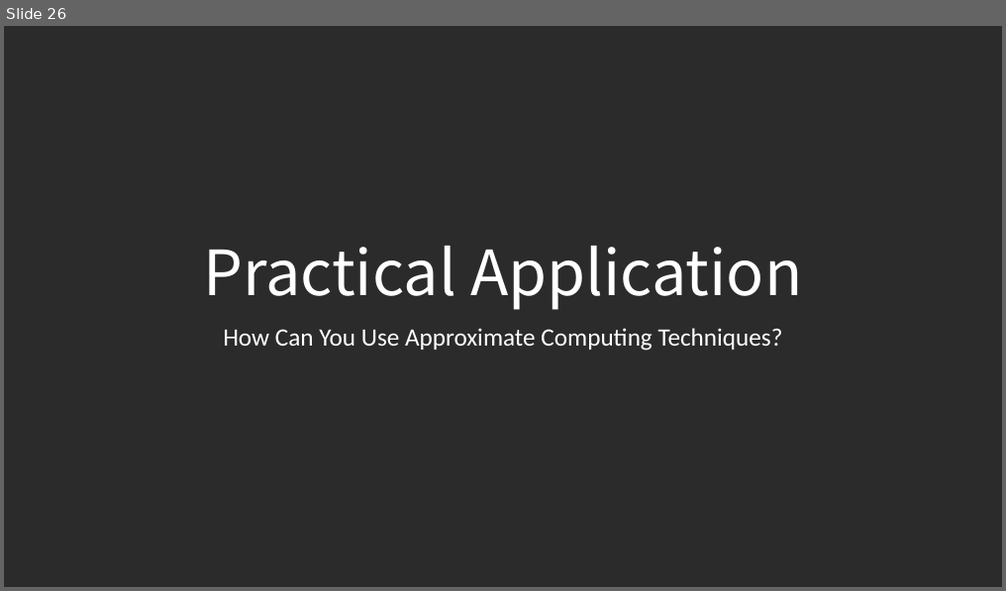
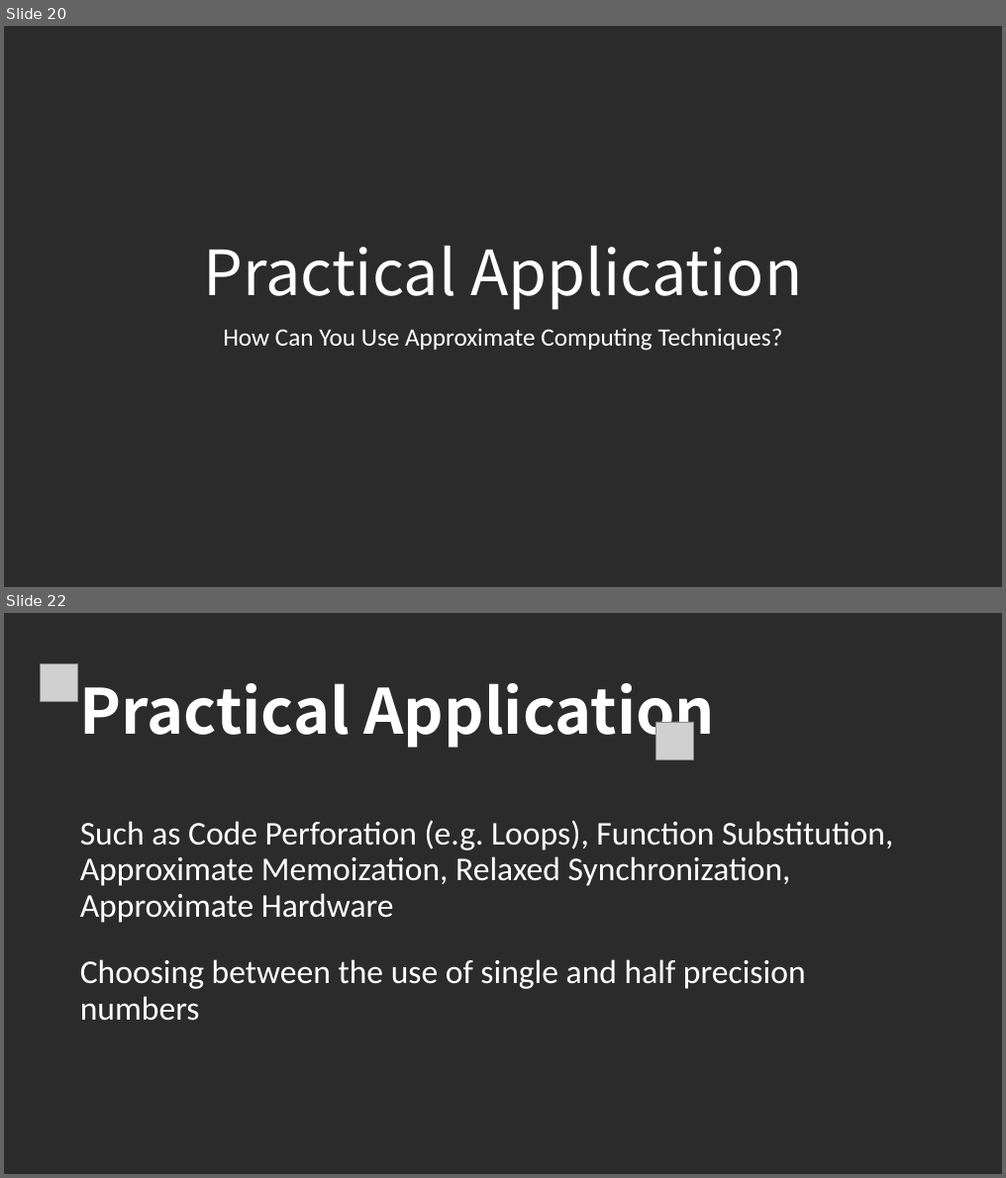
Before and after one commit to LoloMarty/2024-, a slide deck: CS4630/Approximate Computing.pptx. Shown one above the other, each under a label of ours: slide 26 before the commit, slides 20 and 22 after it; the slides between them are not shown. The pictures are 1006x591 and 1006x1178 pixels, drawn with LibreOffice and Linux fonts; fonts in the diff are those of the drawing; grey boxes stand for pictures; background and template pictures are left out; a plain dark background stands for a picture behind light text. Boxes give left, top, right and bottom in pixels: in the first picture for what was removed or moved away, otherwise in the second. Text is boxed around its words. In the diff, an @@ line names an element or a change of style, - is before the commit and + after.

```diff
--- a/CS4630/Approximate Computing.pptx
+++ b/CS4630/Approximate Computing.pptx
@@ slide 22 added at [4, 613, 1002, 1174], background picture (left out) @@
@@ picture added at [40, 663, 78, 702] @@
@@ text added at [80, 683, 716, 749], 60 pt, text #FFFFFF, bold @@
+Practical Application
@@ picture added at [656, 722, 694, 760] @@
@@ text added at [80, 820, 893, 923], 32 pt, text #FFFFFF @@
+Such as Code Perforation (e.g. Loops), Function Substitution, Approximate Memoization, Relaxed Synchronization, Approximate Hardware
@@ text added at [80, 959, 806, 1021], 32 pt, text #FFFFFF @@
+Choosing between the use of single and half precision numbers
@@ what was slide 26 is now slide 20 @@
```
Also in this commit, not shown: 19 other slides added, 6 slides removed, 1 other file.
